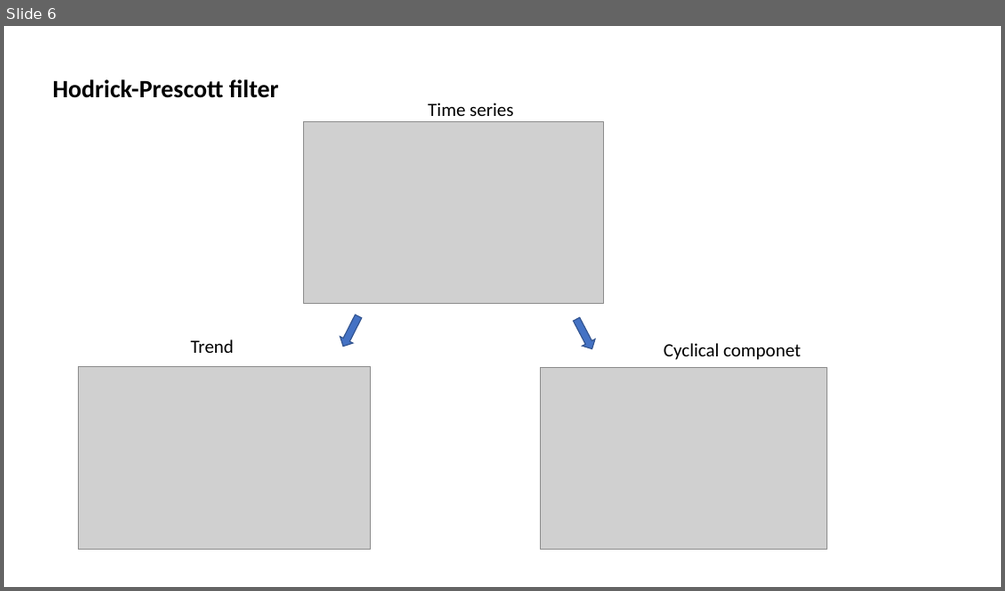
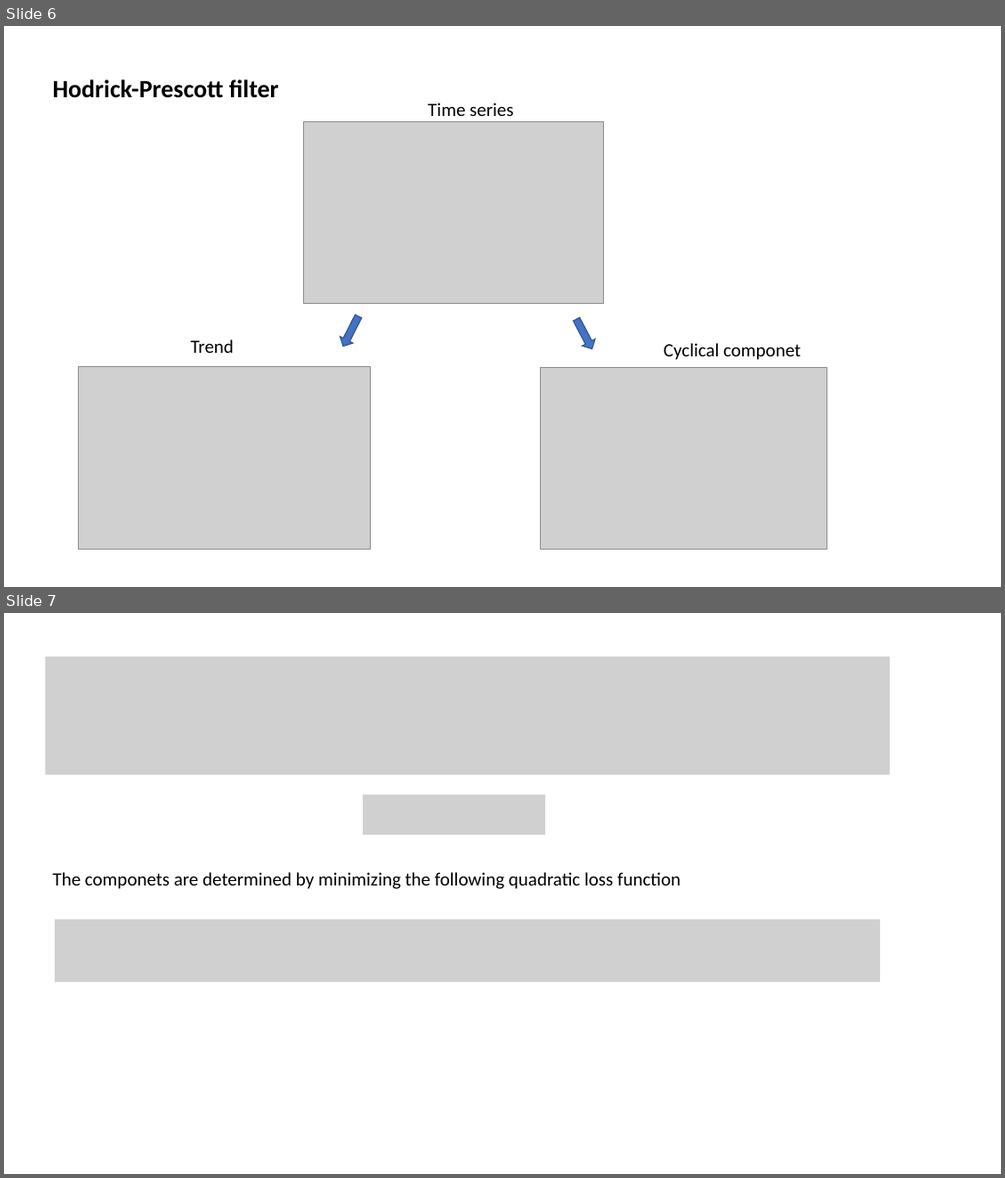
Before and after one commit to MarcoCalbucci/DataAnalytics, a slide deck: TimeSeries/TimeSeries.pptx. Shown one above the other, each under a label of ours: slide 6 before the commit, slides 6 and 7 after it. The pictures are 1005x591 and 1005x1178 pixels, drawn with LibreOffice and Linux fonts; fonts in the diff are those of the drawing; grey boxes stand for pictures. Boxes give left, top, right and bottom in pixels: in the first picture for what was removed or moved away, otherwise in the second. Text is boxed around its words. In the diff, an @@ line names an element or a change of style, - is before the commit and + after.

```diff
--- a/TimeSeries/TimeSeries.pptx
+++ b/TimeSeries/TimeSeries.pptx
@@ slide 7 added at [4, 613, 1001, 1174], background #FFFFFF @@
@@ picture added at [45, 657, 890, 774] @@
@@ picture added at [363, 795, 545, 835] @@
@@ text added at [53, 872, 680, 889], 18 pt, text #000000 @@
+The componets are determined by minimizing the following quadratic loss function
@@ picture added at [55, 919, 881, 981] @@
```
Also in this commit, not shown: 1 other file.
